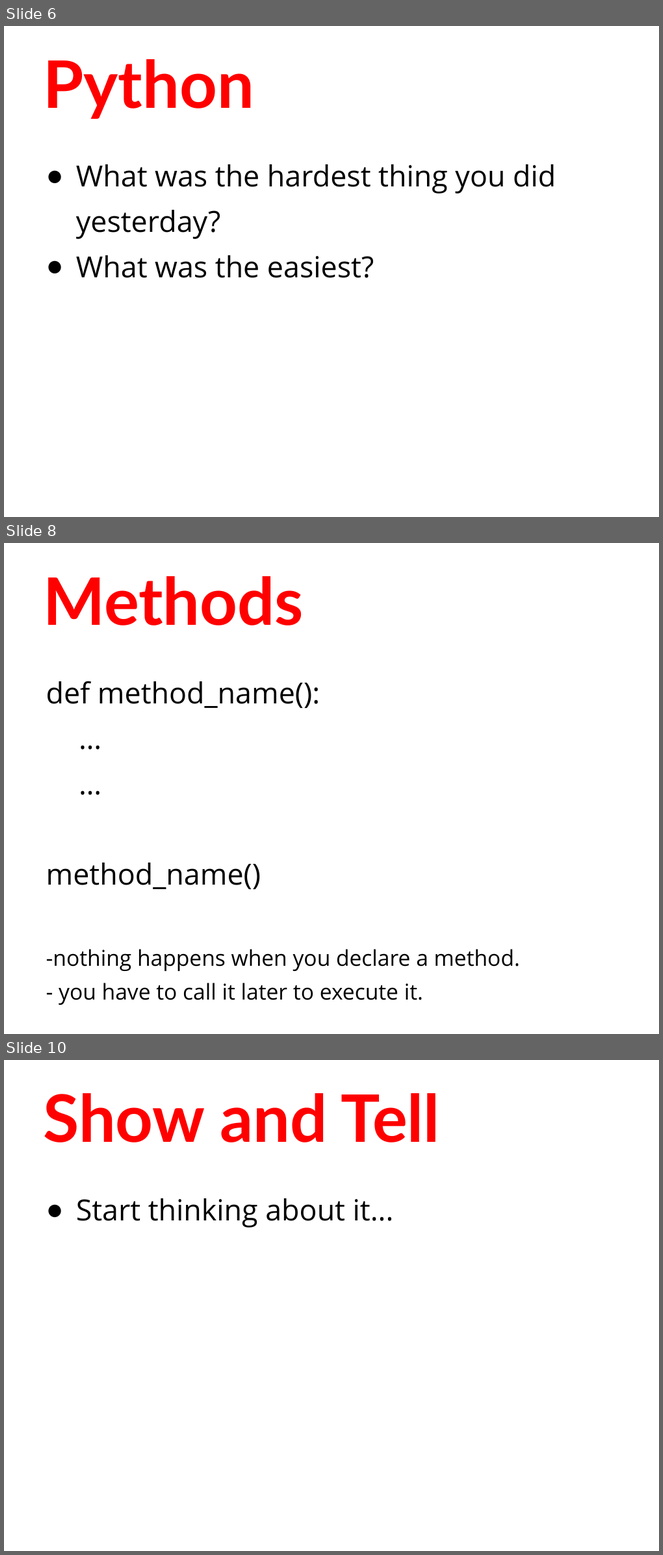
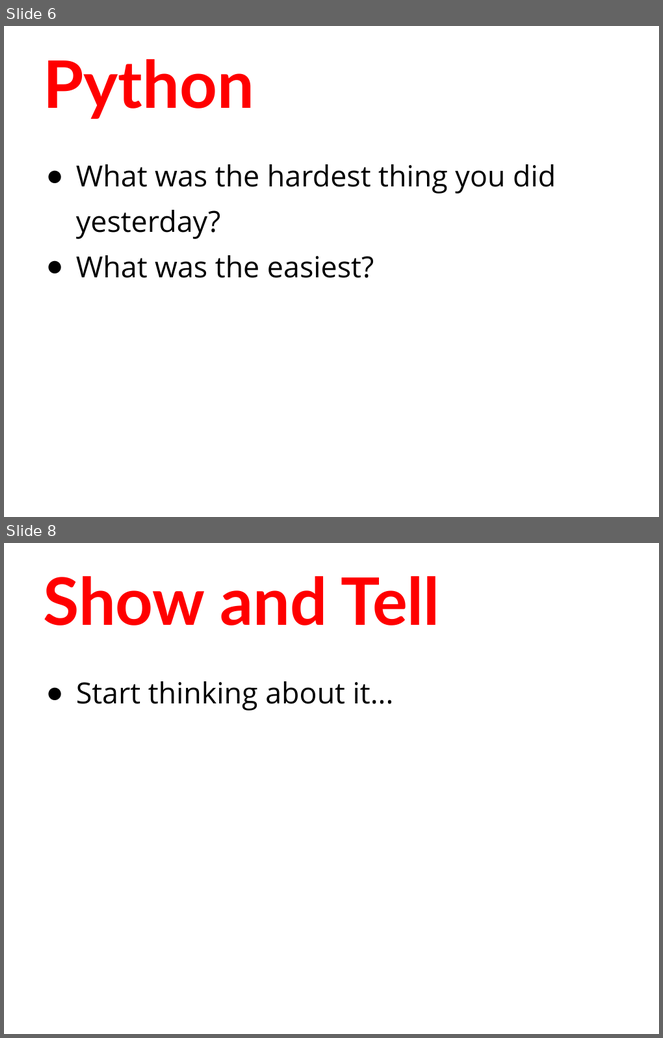
Before and after one commit to humanitiesprogramming/slides, a slide deck: 2018/python/day2-review.pptx. Shown one above the other, each under a label of ours: slides 6, 8 and 10 before the commit, slides 6 and 8 after it; the slides between them are not shown. The pictures are 663x1555 and 663x1038 pixels, drawn with LibreOffice and Linux fonts; fonts in the diff are those of the drawing. Boxes give left, top, right and bottom in pixels: in the first picture for what was removed or moved away, otherwise in the second. Text is boxed around its words. In the diff, an @@ line names an element or a change of style, - is before the commit and + after.

```diff
--- a/2018/python/day2-review.pptx
+++ b/2018/python/day2-review.pptx
@@ slide 8 removed at (4, 543, 659, 1034), background #FFFFFF @@
@@ title removed at (43, 576, 304, 626) @@
-Methods
@@ text removed at (46, 681, 520, 1005) @@
-def method_name():
-…
-…
-method_name()
--nothing happens when you declare a method.
-- you have to call it later to execute it.
@@ what was slide 10 is now slide 8 @@
```
Also in this commit, not shown: 2 slides changed, 2 other slides removed.
